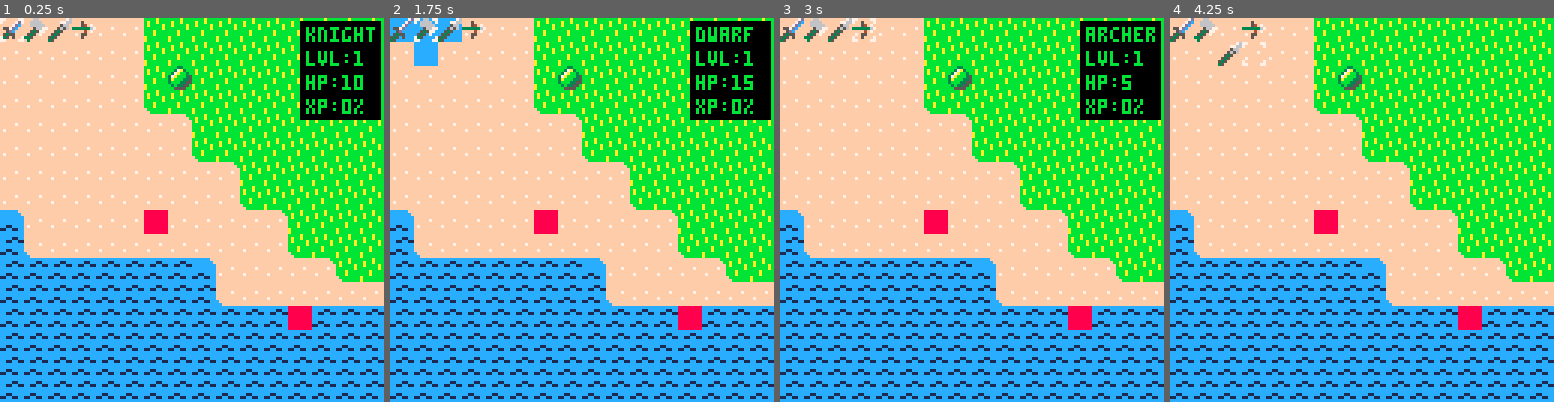
Above: before the commit, frames 1-4 (left to right).
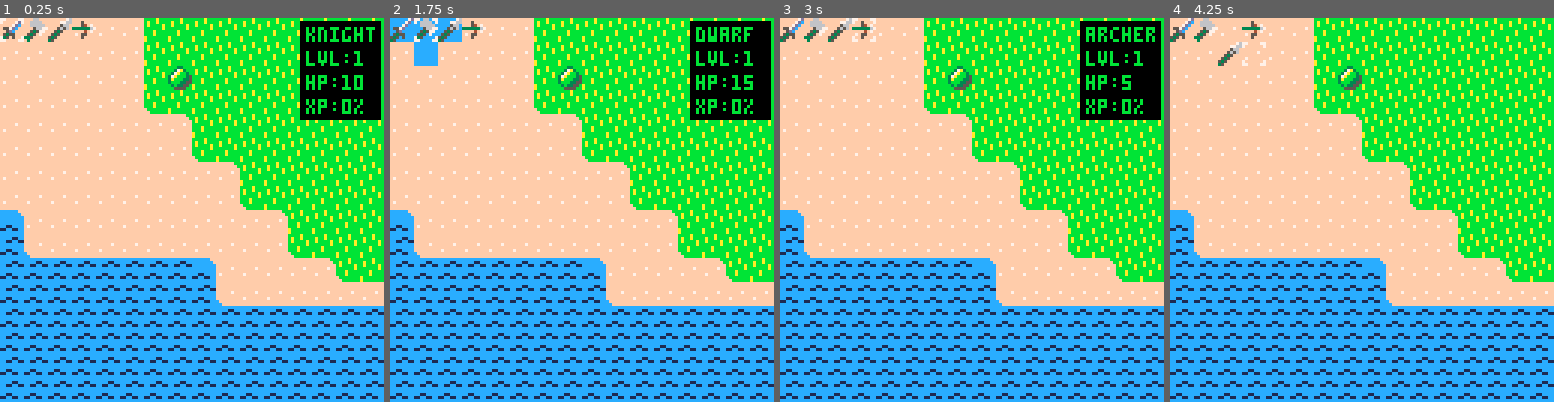
Above: after the commit, the same moments.

Repository: cstephen/PICO-8-Tactics
Game: PICO-8 cartridge tactics.p8
Two runs of this game, one before a commit and one after it. Both use one fixed random seed, a clock stepped at 60 frames per second and the inputs below.
Inputs:
- Up to frame 1 (0.25 s): no input
- Up to frame 2 (1.75 s): tap X (X key) at 0.33, 1.07 s; tap O (Z key) at 0.7, 1.7 s; hold Right from 1.6 s (still down)
- Up to frame 3 (3 s): tap X (X key) at 1.85, 2.97 s; release Right at 2.1 s; tap O (Z key) at 2.1, 2.5, 2.9 s; hold Up 2.15-2.42 s; hold Right from 2.47 s (still down)
- Up to frame 4 (4.25 s): release Right at 3.03 s; hold Left 3.08-3.58 s; tap O (Z key) at 3.3, 3.7, 4.1 s; hold Down 3.63-3.97 s; hold Right from 4.02 s (still down); tap X (X key) at 4.08 s

The runs differ from the first frame. In frame 1, 0.8% of the frame differs, in the area x 37-82%, y 50-82%; in frame 2, 0.8%; in frame 3, 0.8%; in frame 4, 0.8%.

Commit message:
Place portals on the map randomly.

Diff:
--- a/tactics.p8
+++ b/tactics.p8
@@ -3,7 +3,9 @@
 __lua__
 
 -- prefix global variables with g_
+g_numportals = 5
 g_select = {x = 18, y = 0}
+g_gridsize = {x = 128, y = 32}
 
 -- state variables
 g_turn = "player"
@@ -11,7 +13,6 @@
 g_attacking = false
 
 g_back = false
-g_gridsize = {x = 128, y = 32}
 g_alternate = 20
 g_moveanimation = nil
 g_spaces = nil
@@ -163,9 +164,6 @@
   gridclear(g_breadcrumbs, {})
   gridclear(g_typemask, "neutral")
 
-  add(g_units.evil, createunit("portal", 1, "evil", 24, 8))
-  add(g_units.evil, createunit("portal", 1, "evil", 30, 12))
-
   add(g_units.good, createunit("dwarf", 1, "good", 19, 0))
   add(g_units.good, createunit("knight", 1, "good", 18, 0))
   add(g_units.good, createunit("lancer", 1, "good", 20, 0))
@@ -177,6 +175,16 @@
       if sprite > 127 and sprite < 192 then
         g_typemask[i][j] = "obstacle"
       end
+    end
+  end
+
+  local portals = 0
+  while portals < g_numportals do
+    local x = flr(rnd(g_gridsize.x))
+    local y = flr(rnd(g_gridsize.y))
+    if g_typemask[x][y] == "neutral" then
+      add(g_units.evil, createunit("portal", 1, "evil", x, y))
+      portals += 1
     end
   end
 end
